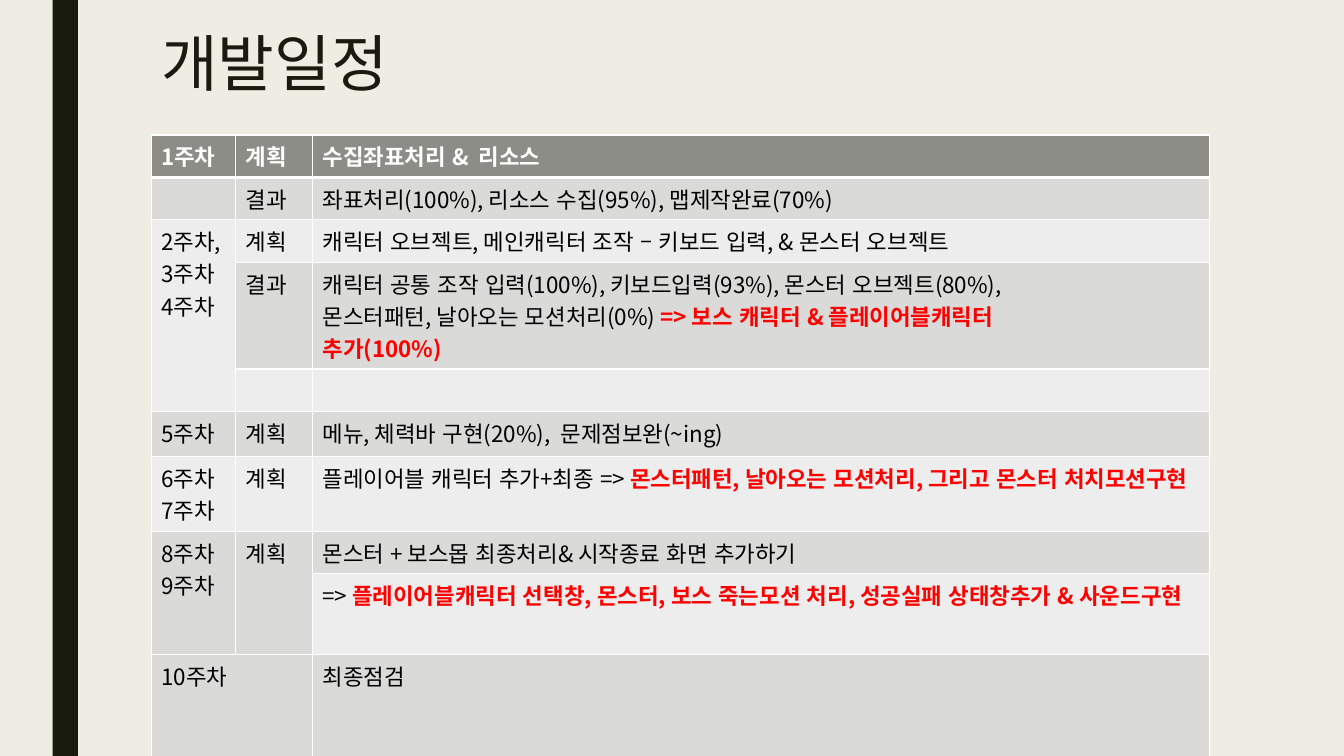
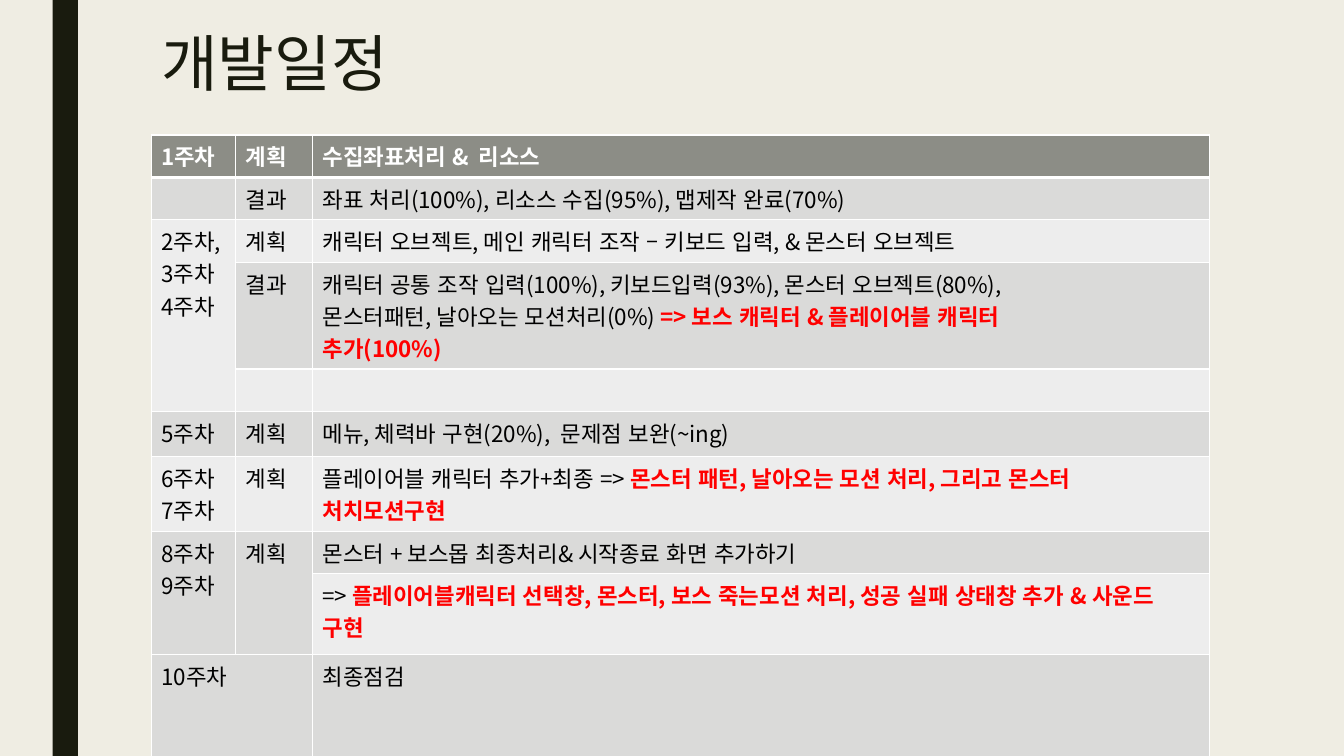
Before and after one commit to jyoon18/2DGP-2018180012, a slide deck: slide 4 of Develop/2dgp 2차 발표.pptx. Drawn at 1344x756 pixels with LibreOffice and Linux fonts; fonts in the diff are those of the drawing. Boxes give left, top, right and bottom in pixels: in the first picture for what was removed or moved away, otherwise in the second. Text is boxed around its words. In the diff, an @@ line names an element or a change of style, - is before the commit and + after.

```diff
--- a/Develop/2dgp 2차 발표.pptx
+++ b/Develop/2dgp 2차 발표.pptx
@@ table at bbox=[151, 135, 1210, 741] @@
-row 2, column 3: 좌표처리(100%), 리소스 수집(95%), 맵제작완료(70%)
+row 2, column 3: 좌표 처리(100%), 리소스 수집(95%), 맵제작 완료(70%)
-row 3, column 3: 캐릭터 오브젝트, 메인캐릭터 조작 – 키보드 입력, & 몬스터 오브젝트
+row 3, column 3: 캐릭터 오브젝트, 메인 캐릭터 조작 – 키보드 입력, & 몬스터 오브젝트
-row 4, column 3: 캐릭터 공통 조작 입력(100%), 키보드입력(93%), 몬스터 오브젝트(80%), / 몬스터패턴, 날아오는 모션처리(0%) => 보스 캐릭터 & 플레이어블캐릭터 / 추가(100%)
+row 4, column 3: 캐릭터 공통 조작 입력(100%), 키보드입력(93%), 몬스터 오브젝트(80%), / 몬스터패턴, 날아오는 모션처리(0%) => 보스 캐릭터 & 플레이어블 캐릭터 / 추가(100%)
-row 6, column 3: 메뉴, 체력바 구현(20%), 문제점보완(~ing)
+row 6, column 3: 메뉴, 체력바 구현(20%), 문제점 보완(~ing)
-row 7, column 3: 플레이어블 캐릭터 추가+최종 => 몬스터패턴, 날아오는 모션처리, 그리고 몬스터 처치모션구현
+row 7, column 3: 플레이어블 캐릭터 추가+최종 => 몬스터 패턴, 날아오는 모션 처리, 그리고 몬스터 처치모션구현
-row 9, column 3: => 플레이어블캐릭터 선택창, 몬스터, 보스 죽는모션 처리, 성공실패 상태창추가 & 사운드구현
+row 9, column 3: => 플레이어블캐릭터 선택창, 몬스터, 보스 죽는모션 처리, 성공 실패 상태창 추가 & 사운드 구현
```
Also in this commit, not shown: 3 other slides changed, 1 other file.
